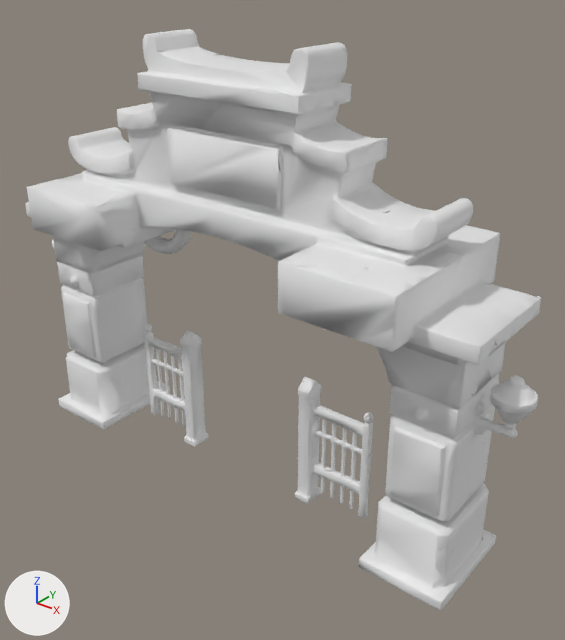
What one commit did to the glTF model public/models/scene/base-gate.glb.
Camera for both pictures: a camera (50 mm lens) standing at (1.5, -1.69, 0.95) and looking at (0.13, 0.03, -0.12). The axes (+X, +Y, +Z) are drawn at lower left. The lights are the same throughout. The older version comes first. Where no turn or scale is listed for an object, it has been applied to the vertices. Vertices at exactly the same position are counted once.
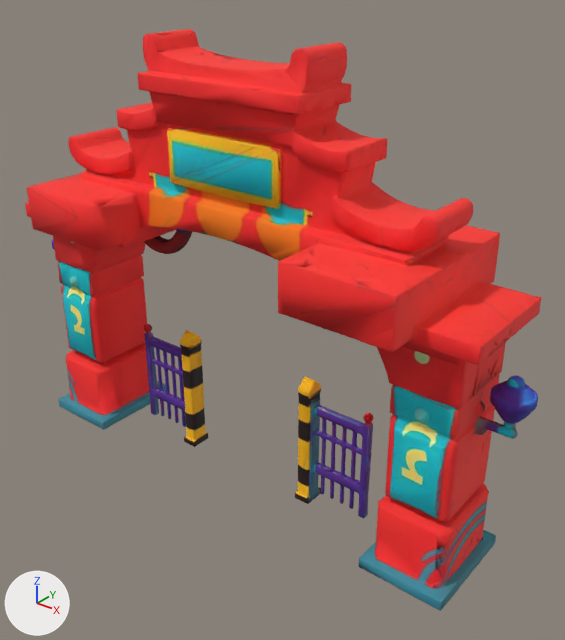
Where the newer file only moved an object's origin or applied its transform, the numbers keep the older frame.

Location of each change, [x1, y1, x2, y2] in pixels of the pictures (565 x 640 px):
part 1 of me_mesh1_0, reshaped
    before: [56, 96, 486, 557]
    after: [56, 259, 475, 432]
part 2 of me_mesh1_0, recoloured (white to red)
    both: [25, 29, 541, 611]

Patch to the scene script:
```diff
--- a/public/models/scene/base-gate.glb.py
+++ b/public/models/scene/base-gate.glb.py
@@ img_image_0 @@
+img_image_0 = load_image('Image_0', '_unpacked/Image_0', 1024, 1024, 'sRGB')
@@ mat_material_0 @@
+mat_material_0 = principled_material('Material_0')
+mat_material_0.texture = img_image_0
+mat_material_0.roughness = 0.8
@@ me_mesh1_0 @@
 # used by ob_mesh1_0; location = (0.0, 0.0, 0.0)
-me_mesh1_0.from_pydata(...)  # 14023 vertices, 28062 faces; spans x -0.96..0.95, y -0.27..0.27, z -0.71..0.71
+me_mesh1_0.from_pydata(...)  # 13988 vertices, 27998 faces; spans x -0.96..0.95, y -0.27..0.27, z -0.71..0.71
+# me_mesh1_0 part 1
+# 34 vertices are removed from x -0.87..0.84, y -0.27..0.17, z -0.71..0.66
+# 90 faces are deleted
+# 2 vertices move within x -0.43..0.2, y -0.04..0.11, z 0.48..0.56
+# 27 new faces join them
+# me_mesh1_0 part 2: 27972 faces spanning x -0.96..0.95, y -0.27..0.27, z -0.71..0.71 switch from no material to mat_material_0 (picture img_image_0)
+# other edits to the shape of me_mesh1_0 do not show in these pictures
```
